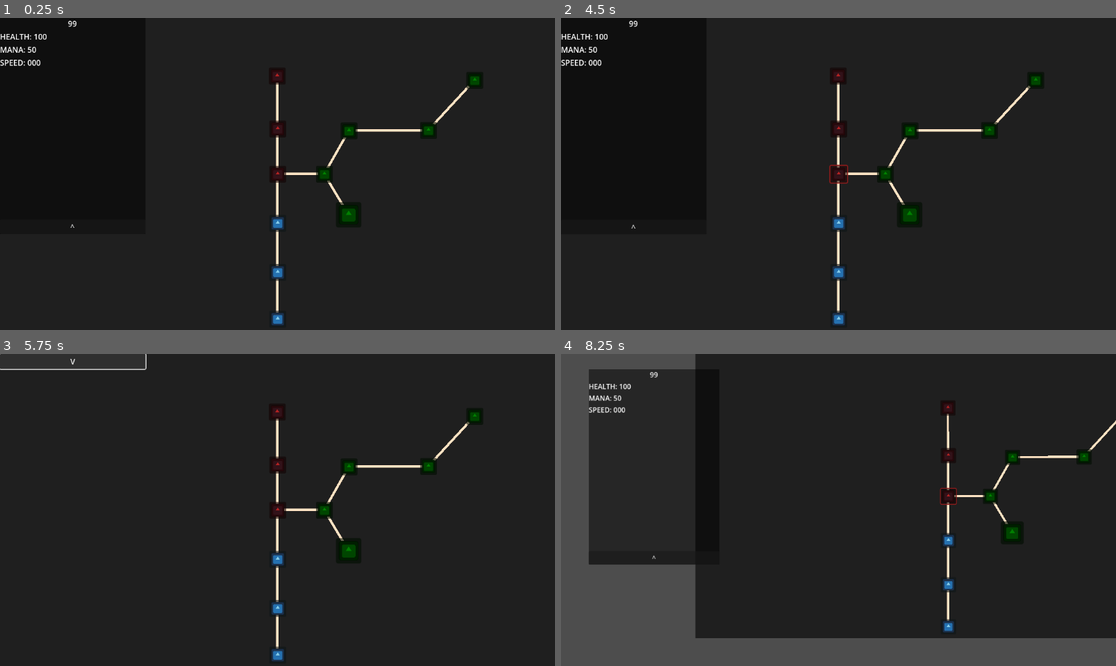
Above: before the commit, frames 1-4 (two rows, left to right).
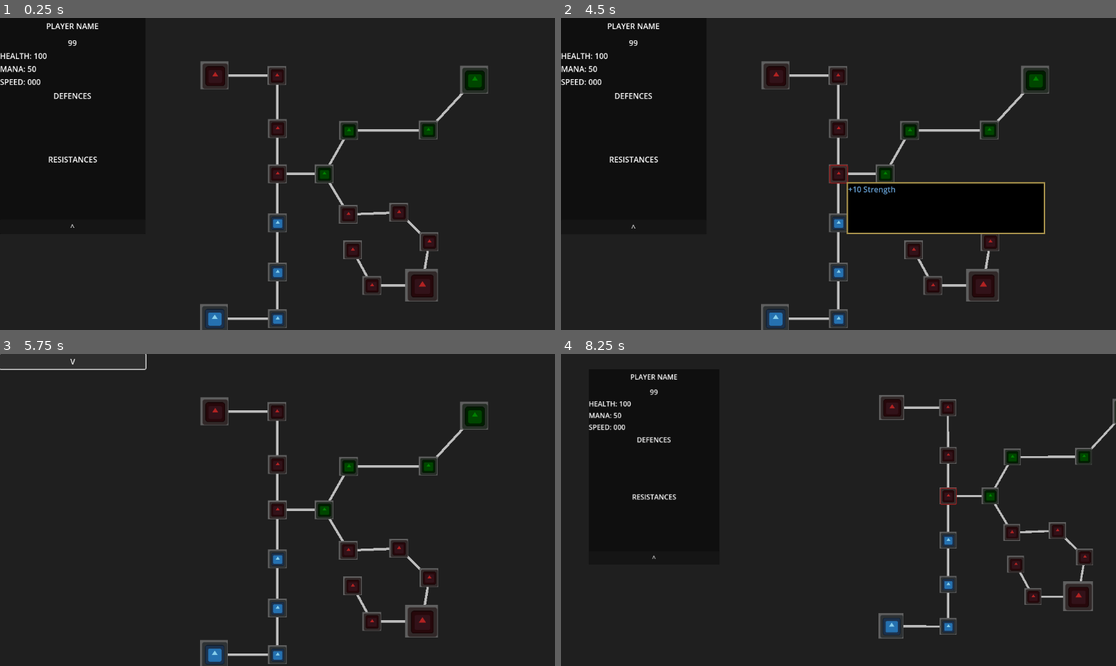
Above: after the commit, the same moments.

Repository: Aidan-Harrison/Game-Development
Game: Godot game, scene res://Tree/skill_tree.tscn
The game is run twice, just before and just after one commit, with the same random seed, the same clock (stepped at 60 frames per second) and the same inputs. The engine's default icon, where the game draws it, is replaced by a stand-in: a white triangle on a blue panel in a dark square.
Inputs (mouse positions are in pixels of both pictures, inside the frame that each line leads up to):
- Up to frame 1 (0.25 s): no input
- Up to frame 2 (4.5 s): click (838, 174) at 0.52 s; click "^" at 1.25 s; click "V" at 2 s; click "^" at 2.75 s; click "V" at 3.5 s; click (838, 174) at 4.27 s
- Up to frame 3 (5.75 s): click "^" at 5 s
- Up to frame 4 (8.25 s): click "V" at 5.75 s; click (838, 510) at 6.52 s; tap Enter at 7.25 s; move the mouse to (960, 494) at 7.27 s; right-click (960, 494) at 7.35 s; move the mouse to (727, 525) at 8.02 s; tap Mouse wheel down (ScrollDown) at 8.1 s

The runs differ from the first frame. In frame 1, 3.9% of the frame differs, in the area x 0-88%, y 0-100%; in frame 2, 9.1%; in frame 3, 3.0%; in frame 4, 22%, in the area x 0-100%, y 0-100%.

Commit message:
PoE | Visual upgrades + tooltip

Diff:
--- a/PoESkillTree/Character/STAT_Display.gd
+++ b/PoESkillTree/Character/STAT_Display.gd
@@ -3,10 +3,10 @@
 @onready var background  : ColorRect = $ColorRect;
 
 # Core
-@onready var SkillPoints : Label = $ColorRect/VBoxContainer/SKILLPOINTS;
-@onready var HealthValue : Label = $ColorRect/VBoxContainer/HealthContainer/VALUE_Health;
-@onready var ManaValue   : Label = $ColorRect/VBoxContainer/ManaContainer/VALUE_Mana;
-@onready var SpeedValue  : Label = $ColorRect/VBoxContainer/SpeedContainer/VALUE_Speed;
+@onready var SkillPoints : Label = $ColorRect/CoreStats/SKILLPOINTS;
+@onready var HealthValue : Label = $ColorRect/CoreStats/HealthContainer/VALUE_Health;
+@onready var ManaValue   : Label = $ColorRect/CoreStats/ManaContainer/VALUE_Mana;
+@onready var SpeedValue  : Label = $ColorRect/CoreStats/SpeedContainer/VALUE_Speed;
 @onready var ShowHide : Button = $Show_Hide;
 
 func _on_show_hide_pressed() -> void:
--- a/PoESkillTree/Character/STAT_Display.tscn
+++ b/PoESkillTree/Character/STAT_Display.tscn
@@ -20,55 +20,93 @@
 offset_bottom = 0.287994
 color = Color(0, 0, 0, 0.501961)
 
-[node name="VBoxContainer" type="VBoxContainer" parent="ColorRect"]
+[node name="NAME" type="Label" parent="ColorRect"]
+layout_mode = 1
+anchors_preset = -1
+anchor_right = 1.0
+anchor_bottom = 0.078
+offset_right = 3.05176e-05
+offset_bottom = -0.100002
+text = "PLAYER NAME"
+horizontal_alignment = 1
+vertical_alignment = 1
+
+[node name="CoreStats" type="VBoxContainer" parent="ColorRect"]
 layout_mode = 1
 anchors_preset = -1
 anchor_right = 1.0
 anchor_bottom = 0.998
+offset_top = 40.0
+offset_right = 3.05176e-05
 offset_bottom = -0.100006
 
-[node name="SKILLPOINTS" type="Label" parent="ColorRect/VBoxContainer"]
+[node name="SKILLPOINTS" type="Label" parent="ColorRect/CoreStats"]
 layout_mode = 2
 text = "99"
 horizontal_alignment = 1
 vertical_alignment = 1
 
-[node name="HealthContainer" type="HBoxContainer" parent="ColorRect/VBoxContainer"]
+[node name="HealthContainer" type="HBoxContainer" parent="ColorRect/CoreStats"]
 layout_mode = 2
 
-[node name="HEALTH" type="Label" parent="ColorRect/VBoxContainer/HealthContainer"]
+[node name="HEALTH" type="Label" parent="ColorRect/CoreStats/HealthContainer"]
 layout_mode = 2
 text = "HEALTH:"
 
-[node name="VALUE_Health" type="Label" parent="ColorRect/VBoxContainer/HealthContainer"]
+[node name="VALUE_Health" type="Label" parent="ColorRect/CoreStats/HealthContainer"]
 layout_mode = 2
 text = "000"
 horizontal_alignment = 1
 vertical_alignment = 1
 
-[node name="ManaContainer" type="HBoxContainer" parent="ColorRect/VBoxContainer"]
+[node name="ManaContainer" type="HBoxContainer" parent="ColorRect/CoreStats"]
 layout_mode = 2
 
-[node name="MANA" type="Label" parent="ColorRect/VBoxContainer/ManaContainer"]
+[node name="MANA" type="Label" parent="ColorRect/CoreStats/ManaContainer"]
 layout_mode = 2
 text = "MANA:"
 
-[node name="VALUE_Mana" type="Label" parent="ColorRect/VBoxContainer/ManaContainer"]
+[node name="VALUE_Mana" type="Label" parent="ColorRect/CoreStats/ManaContainer"]
 layout_mode = 2
 text = "000"
 horizontal_alignment = 1
 vertical_alignment = 1
 
-[node name="SpeedContainer" type="HBoxContainer" parent="ColorRect/VBoxContainer"]
+[node name="SpeedContainer" type="HBoxContainer" parent="ColorRect/CoreStats"]
 layout_mode = 2
 
-[node name="SPEED" type="Label" parent="ColorRect/VBoxContainer/SpeedContainer"]
+[node name="SPEED" type="Label" parent="ColorRect/CoreStats/SpeedContainer"]
 layout_mode = 2
 text = "SPEED:"
 
-[node name="VALUE_Speed" type="Label" parent="ColorRect/VBoxContainer/SpeedContainer"]
+[node name="VALUE_Speed" type="Label" parent="ColorRect/CoreStats/SpeedContainer"]
 layout_mode = 2
 text = "000"
+horizontal_alignment = 1
+vertical_alignment = 1
+
+[node name="REISTANCES" type="Label" parent="ColorRect"]
+layout_mode = 1
+anchors_preset = -1
+anchor_top = 0.616
+anchor_right = 1.0
+anchor_bottom = 0.693
+offset_top = -0.200012
+offset_right = 3.05176e-05
+offset_bottom = 0.149994
+text = "RESISTANCES"
+horizontal_alignment = 1
+vertical_alignment = 1
+
+[node name="DEFENCES" type="Label" parent="ColorRect"]
+layout_mode = 1
+anchors_preset = -1
+anchor_top = 0.322
+anchor_right = 1.0
+anchor_bottom = 0.4
+offset_top = 0.0999908
+offset_right = 3.05176e-05
+text = "DEFENCES"
 horizontal_alignment = 1
 vertical_alignment = 1
 
--- a/PoESkillTree/FunctionSet.gd
+++ b/PoESkillTree/FunctionSet.gd
@@ -2,6 +2,7 @@
 
 var ActiveCharacter = null;
 var CharacterDisplay = null;
+var CurrentTooltip = null;
 
 enum ADJUST_ID{HEALTH, MANA, SPEED};
 
--- /dev/null
+++ b/PoESkillTree/Tooltip.gd
@@ -0,0 +1,6 @@
+extends Node2D;
+
+@onready var Text : Label = $ColorRect/Text;
+
+func _ready() -> void:
+	visible = false;
--- /dev/null
+++ b/PoESkillTree/Tooltip.tscn
@@ -0,0 +1,29 @@
+[gd_scene load_steps=2 format=3 uid="uid://cjhpys53g0lon"]
+
+[ext_resource type="Script" path="res://Tooltip.gd" id="1_1kpiv"]
+
+[node name="Tooltip" type="Node2D"]
+script = ExtResource("1_1kpiv")
+
+[node name="ColorRect2" type="ColorRect" parent="."]
+offset_left = -3.0
+offset_top = -3.0
+offset_right = 409.0
+offset_bottom = 105.0
+color = Color(0.654902, 0.568627, 0.294118, 1)
+
+[node name="ColorRect" type="ColorRect" parent="."]
+offset_right = 406.0
+offset_bottom = 102.0
+color = Color(0, 0, 0, 1)
+
+[node name="Text" type="Label" parent="ColorRect"]
+modulate = Color(0.407843, 0.639216, 0.847059, 1)
+layout_mode = 1
+anchors_preset = 15
+anchor_right = 1.0
+anchor_bottom = 1.0
+grow_horizontal = 2
+grow_vertical = 2
+text = "This is the default tooltip text"
+autowrap_mode = 2
--- a/PoESkillTree/Tree/Node.gd
+++ b/PoESkillTree/Tree/Node.gd
@@ -9,17 +9,26 @@
 
 @export var IsSingle : bool = false;
 @export var PreviousNode : Node2D = null;
+@export var Line : Line2D = null;
+@export var PreviousNodes : Array[Node2D] = []; # Adopt this method instead
 var NextNode : Node2D = null;
+@export var Description = "";
+
+@onready var button : Button = $Button;
+@onready var Background : ColorRect = $Background;
 
 func _ready() -> void:
 	match(TYPE):
-		0: pass;
+		0: pass; # Nothing
 		1: scale *= 1.5;
-		2: pass;
+		2: scale *= 1.75;
+		_:
+			pass;
 	match(STAT_TYPE):
-		0: modulate = Color.FIREBRICK;
-		1: modulate = Color.WEB_GREEN;
-		2: modulate = Color.SKY_BLUE;
+		0: button.modulate = Color.FIREBRICK;
+		1: button.modulate = Color.WEB_GREEN;
+		2: button.modulate = Color.SKY_BLUE;
+		_: button.modulate = Color.DIM_GRAY;
 	if(PreviousNode != null):
 		PreviousNode.NextNode = self;
 
@@ -35,26 +44,43 @@
 	if(Taken):
 		if(NextNode != null && NextNode.Taken):
 			return;
-		match(TYPE):
-			0:
-				match(CORE_TYPE):
-					0: FunctionSet.STAT_ADJUST_CORE(0, -ValueToGive);
-					1: FunctionSet.STAT_ADJUST_DEFENCE(0, -ValueToGive);
-					2: FunctionSet.STAT_ADJUST_RESISTANCE(0, -ValueToGive);
-			1:
-				pass;
-			2:
-				pass;
+		if(TYPE == 0 || TYPE == 1):
+			match(CORE_TYPE):
+				0: FunctionSet.STAT_ADJUST_CORE(0, -ValueToGive);
+				1: FunctionSet.STAT_ADJUST_DEFENCE(0, -ValueToGive);
+				2: FunctionSet.STAT_ADJUST_RESISTANCE(0, -ValueToGive);
+		else: # Notable, unique function
+			pass;
 		Taken = false;
+		Background.color = Color.DIM_GRAY;
+		if(Line != null):
+			Line.default_color = Color.GRAY;
 	else:
-		match(TYPE):
-			0:
-				match(CORE_TYPE):
-					0: FunctionSet.STAT_ADJUST_CORE(0, ValueToGive);
-					1: FunctionSet.STAT_ADJUST_DEFENCE(0, ValueToGive);
-					2: FunctionSet.STAT_ADJUST_RESISTANCE(0, ValueToGive);
-			1:
-				pass;
-			2:
-				pass;
+		if(TYPE == 0 || TYPE == 1):
+			match(CORE_TYPE):
+				0: FunctionSet.STAT_ADJUST_CORE(0, ValueToGive);
+				1: FunctionSet.STAT_ADJUST_DEFENCE(0, ValueToGive);
+				2: FunctionSet.STAT_ADJUST_RESISTANCE(0, ValueToGive);
+		else: # Notable, unique function
+			pass;
 		Taken = true;
+		Background.color = Color.GOLD;
+		if(Line != null):
+			Line.default_color = Color.GOLD;
+
+func _on_button_mouse_entered() -> void:
+	FunctionSet.CurrentTooltip.visible = true;
+	FunctionSet.CurrentTooltip.position = position + Vector2(20.0, 20.0);
+	# Set description
+	if(TYPE == 0 || TYPE == 1):
+		match(STAT_TYPE):
+			0: FunctionSet.CurrentTooltip.Text.text = "+" + str(ValueToGive) + " Strength";
+			1: FunctionSet.CurrentTooltip.Text.text = "+" + str(ValueToGive) + " Dexterity";
+			2: FunctionSet.CurrentTooltip.Text.text = "+" + str(ValueToGive) + " Intelligence";
+	else: # Notable specific description
+		if(Description == ""):
+			FunctionSet.CurrentTooltip.Text.text = "INVALID NOTABLE DESCRIPTION";
+		else:
+			FunctionSet.CurrentTooltip.Text.text = Description;
+func _on_button_mouse_exited() -> void:
+	FunctionSet.CurrentTooltip.visible = false;
--- a/PoESkillTree/Tree/Node.tscn
+++ b/PoESkillTree/Tree/Node.tscn
@@ -5,6 +5,13 @@
 
 [node name="Node" type="Node2D" groups=["Node"]]
 script = ExtResource("1_y6wnl")
+
+[node name="Background" type="ColorRect" parent="."]
+offset_left = -20.0
+offset_top = -20.0
+offset_right = 19.0
+offset_bottom = 19.0
+color = Color(0.372549, 0.372549, 0.372549, 1)
 
 [node name="Button" type="Button" parent="."]
 anchors_preset = 8
@@ -22,4 +29,6 @@
 icon_alignment = 1
 expand_icon = true
 
+[connection signal="mouse_entered" from="Button" to="." method="_on_button_mouse_entered"]
+[connection signal="mouse_exited" from="Button" to="." method="_on_button_mouse_exited"]
 [connection signal="pressed" from="Button" to="." method="_on_button_pressed"]
--- a/PoESkillTree/Tree/skill_tree.gd
+++ b/PoESkillTree/Tree/skill_tree.gd
@@ -2,6 +2,7 @@
 
 @onready var Cam : Camera2D = $Camera2D;
 @onready var CharacterRef : PackedScene = preload("res://Character/Character.tscn");
+@onready var Tooltip : PackedScene = preload("res://Tooltip.tscn");
 @onready var CharacterDisplay : Control = $Camera2D/StatDisplay;
 @onready var Background : ColorRect = $Background;
 
@@ -11,6 +12,10 @@
 var Mouse : Vector2 = Vector2.ZERO;
 
 func _ready() -> void:
+	# Create tooltip
+	var CurrentTooltip : Node2D = Tooltip.instantiate();
+	add_child(CurrentTooltip);
+	FunctionSet.CurrentTooltip = CurrentTooltip;
 	# Go through nodes and build tree
 	for node in get_children():
 		if(node.is_in_group("Node") && node.PreviousNode != null):
@@ -19,8 +24,9 @@
 			NewLine.add_point(node.PreviousNode.position);
 			NewLine.add_point(node.position);
 			NewLine.width = 5.0;
-			NewLine.default_color = Color.BISQUE;
+			NewLine.default_color = Color.GRAY;
 			NewLine.z_index = -1;
+			node.Line = NewLine;
 
 	CurrentCharacter = CharacterRef.instantiate();
 	add_child(CurrentCharacter);
--- a/PoESkillTree/Tree/skill_tree.tscn
+++ b/PoESkillTree/Tree/skill_tree.tscn
@@ -12,15 +12,17 @@
 anchors_preset = 15
 anchor_right = 1.0
 anchor_bottom = 1.0
-offset_left = -583.0
-offset_top = -332.0
-offset_right = 581.0
-offset_bottom = 328.0
+offset_left = -3377.0
+offset_top = -2103.0
+offset_right = 3374.0
+offset_bottom = 2277.0
 grow_horizontal = 2
 grow_vertical = 2
 color = Color(0.121569, 0.121569, 0.121569, 1)
 
 [node name="Camera2D" type="Camera2D" parent="."]
+position_smoothing_enabled = true
+position_smoothing_speed = 15.0
 
 [node name="StatDisplay" parent="Camera2D" instance=ExtResource("3_ud7b3")]
 offset_left = -576.0
@@ -48,6 +50,14 @@
 STAT_TYPE = 0
 PreviousNode = NodePath("../Node8")
 
+[node name="Node12" parent="." node_paths=PackedStringArray("PreviousNode") instance=ExtResource("2_wfb0f")]
+position = Vector2(-130, -204)
+TYPE = 1
+CORE_TYPE = 0
+STAT_TYPE = 0
+ValueToGive = 30.0
+PreviousNode = NodePath("../Node9")
+
 [node name="Node2" parent="." node_paths=PackedStringArray("PreviousNode") instance=ExtResource("2_wfb0f")]
 position = Vector2(97, 0)
 TYPE = 0
@@ -57,11 +67,46 @@
 
 [node name="Node4" parent="." node_paths=PackedStringArray("PreviousNode") instance=ExtResource("2_wfb0f")]
 position = Vector2(147, 84)
-TYPE = 1
+TYPE = 0
 CORE_TYPE = 0
-STAT_TYPE = 1
-ValueToGive = 30.0
+STAT_TYPE = 0
 PreviousNode = NodePath("../Node2")
+
+[node name="Node14" parent="." node_paths=PackedStringArray("PreviousNode") instance=ExtResource("2_wfb0f")]
+position = Vector2(252, 80)
+TYPE = 0
+CORE_TYPE = 0
+STAT_TYPE = 0
+PreviousNode = NodePath("../Node4")
+
+[node name="Node15" parent="." node_paths=PackedStringArray("PreviousNode") instance=ExtResource("2_wfb0f")]
+position = Vector2(315, 141)
+TYPE = 0
+CORE_TYPE = 0
+STAT_TYPE = 0
+PreviousNode = NodePath("../Node14")
+
+[node name="Node16" parent="." node_paths=PackedStringArray("PreviousNode") instance=ExtResource("2_wfb0f")]
+position = Vector2(300, 232)
+TYPE = 2
+CORE_TYPE = 0
+STAT_TYPE = 0
+PreviousNode = NodePath("../Node15")
+Description = "Double your strength, halve your Dexterity and Intelligence"
+
+[node name="Node17" parent="." node_paths=PackedStringArray("PreviousNode") instance=ExtResource("2_wfb0f")]
+position = Vector2(196, 232)
+TYPE = 0
+CORE_TYPE = 0
+STAT_TYPE = 0
+PreviousNode = NodePath("../Node16")
+
+[node name="Node18" parent="." node_paths=PackedStringArray("PreviousNode") instance=ExtResource("2_wfb0f")]
+position = Vector2(156, 158)
+TYPE = 0
+CORE_TYPE = 0
+STAT_TYPE = 0
+PreviousNode = NodePath("../Node17")
 
 [node name="Node3" parent="." node_paths=PackedStringArray("PreviousNode") instance=ExtResource("2_wfb0f")]
 position = Vector2(0, 102)
@@ -84,6 +129,14 @@
 STAT_TYPE = 2
 PreviousNode = NodePath("../Node10")
 
+[node name="Node13" parent="." node_paths=PackedStringArray("PreviousNode") instance=ExtResource("2_wfb0f")]
+position = Vector2(-131, 300)
+TYPE = 1
+CORE_TYPE = 0
+STAT_TYPE = 2
+ValueToGive = 30.0
+PreviousNode = NodePath("../Node11")
+
 [node name="Node5" parent="." node_paths=PackedStringArray("PreviousNode") instance=ExtResource("2_wfb0f")]
 position = Vector2(148, -90)
 TYPE = 0
@@ -100,7 +153,8 @@
 
 [node name="Node7" parent="." node_paths=PackedStringArray("PreviousNode") instance=ExtResource("2_wfb0f")]
 position = Vector2(409, -195)
-TYPE = 0
+TYPE = 1
 CORE_TYPE = 0
 STAT_TYPE = 1
+ValueToGive = 30.0
 PreviousNode = NodePath("../Node6")
